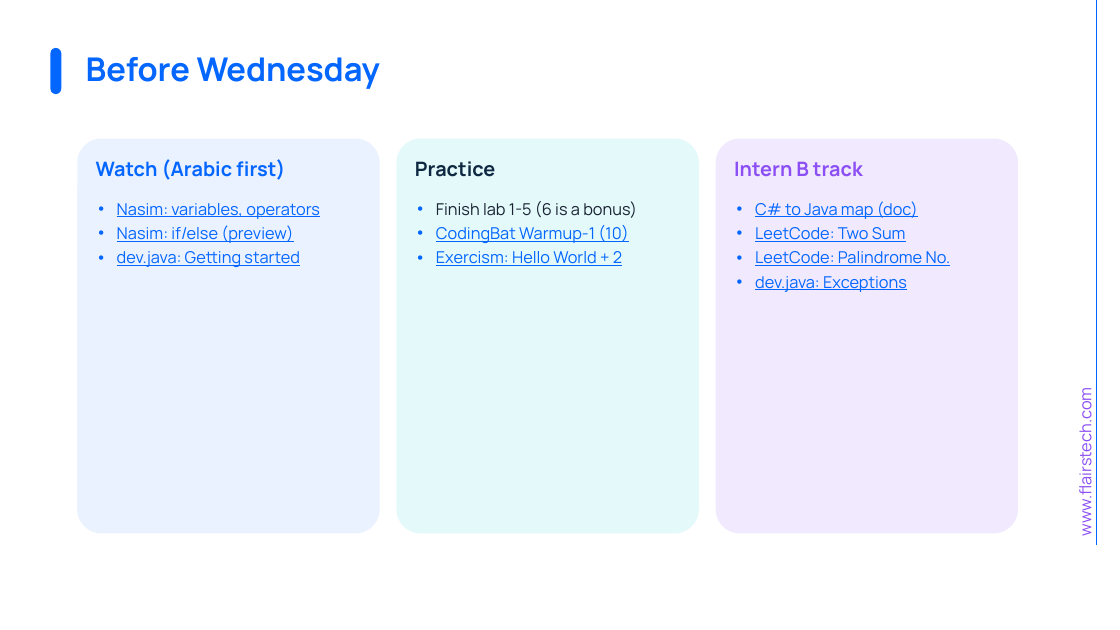
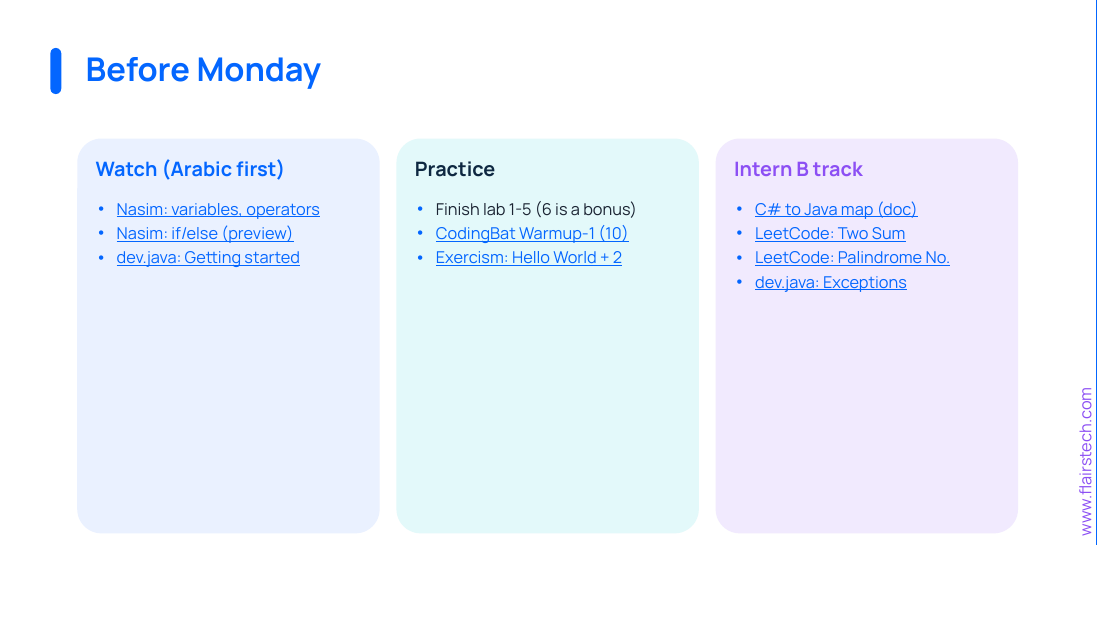
Before and after one commit to muhammedkamal/java-spring-bootcamp, a slide deck: slide 36 of files/Session01_Your_First_Java_Programs.pptx. Drawn at 1120x630 pixels with LibreOffice and Linux fonts; fonts in the diff are those of the drawing; background and template pictures are left out. Boxes give left, top, right and bottom in pixels: in the first picture for what was removed or moved away, otherwise in the second. Text is boxed around its words. In the diff, an @@ line names an element or a change of style, - is before the commit and + after.

```diff
--- a/files/Session01_Your_First_Java_Programs.pptx
+++ b/files/Session01_Your_First_Java_Programs.pptx
@@ title at (86, 57, 321, 89): text changed @@
-Before Wednesday
+Before Monday
```
Also in this commit, not shown: 2 other slides changed.
